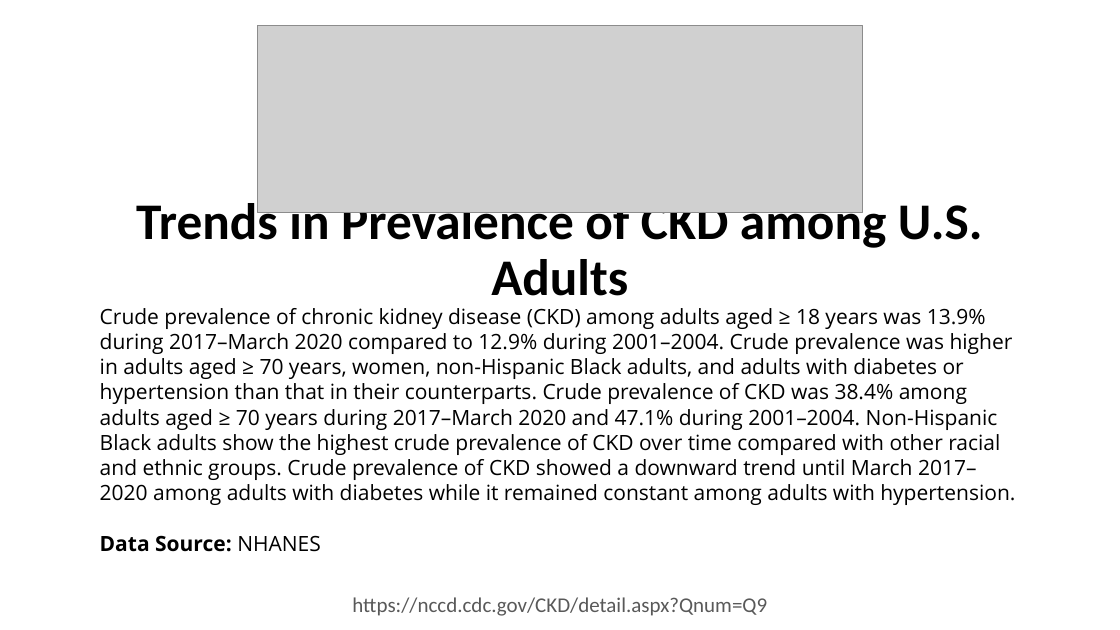
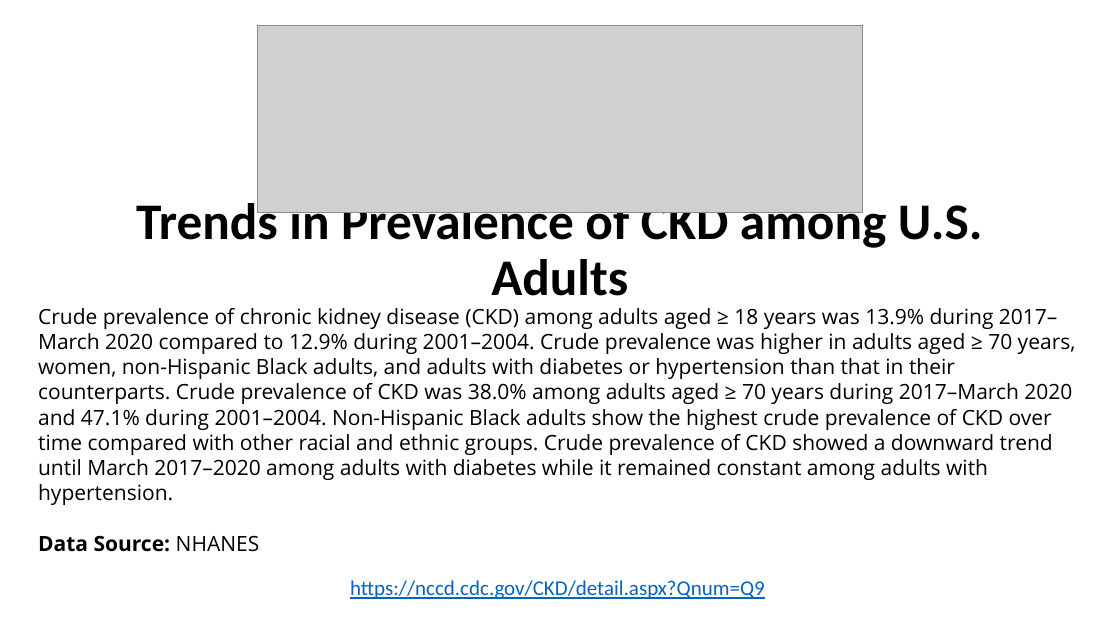
Before and after one commit to CDCgov/nccdphp-ddt-kdss, a slide deck: slide 1 of CKDSurveillance/PPT/Q9.pptx. Drawn at 1120x630 pixels with LibreOffice and Linux fonts; fonts in the diff are those of the drawing; grey boxes stand for pictures. Boxes give left, top, right and bottom in pixels: in the first picture for what was removed or moved away, otherwise in the second. Text is boxed around its words. In the diff, an @@ line names an element or a change of style, - is before the commit and + after.

Commit message:
fix Q9.pptx

```diff
--- a/CKDSurveillance/PPT/Q9.pptx
+++ b/CKDSurveillance/PPT/Q9.pptx
@@ text "Crude prevalence of chronic kidney ..." moved from (x1=100, y1=308, x2=1015, y2=552) to (x1=38, y1=308, x2=1076, y2=552) @@
@@ text at (x1=38, y1=308, x2=1076, y2=505): text changed @@
-Crude prevalence of chronic kidney disease (CKD) among adults aged ≥ 18 years was 13.9% during 2017–March 2020 compared to 12.9% during 2001–2004. Crude prevalence was higher in adults aged ≥ 70 years, women, non-Hispanic Black adults, and adults with diabetes or hypertension than that in their counterparts. Crude prevalence of CKD was 38.4% among adults aged ≥ 70 years during 2017–March 2020 and 47.1% during 2001–2004. Non-Hispanic Black adults show the highest crude prevalence of CKD over time compared with other racial and ethnic groups. Crude prevalence of CKD showed a downward trend until March 2017–2020 among adults with diabetes while it remained constant among adults with hypertension.
+Crude prevalence of chronic kidney disease (CKD) among adults aged ≥ 18 years was 13.9% during 2017–March 2020 compared to 12.9% during 2001–2004. Crude prevalence was higher in adults aged ≥ 70 years, women, non-Hispanic Black adults, and adults with diabetes or hypertension than that in their counterparts. Crude prevalence of CKD was 38.0% among adults aged ≥ 70 years during 2017–March 2020 and 47.1% during 2001–2004. Non-Hispanic Black adults show the highest crude prevalence of CKD over time compared with other racial and ethnic groups. Crude prevalence of CKD showed a downward trend until March 2017–2020 among adults with diabetes while it remained constant among adults with hypertension.
@@ text "https://nccd.cdc.gov/CKD/detail.aspx?Qnum=Q9" moved from (x1=352, y1=597, x2=767, y2=616) to (x1=350, y1=580, x2=765, y2=599) @@
@@ text "https://nccd.cdc.gov/CKD/detail.aspx?Qnum=Q9" at (x1=350, y1=580, x2=765, y2=599): text colour #595959 to #0563C1, underline on @@
```
Also in this commit, not shown: 7 other slides changed, 4 slides added.
